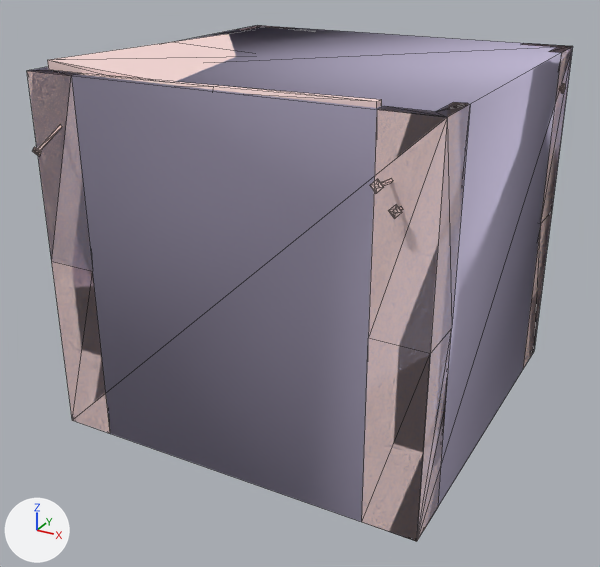
What one commit did to the Blender file src/props_2fort/miningcrate002.blend.
Rendered twice from a camera (50 mm lens) standing at (43.7, -85.0, 56.3) and looking at (-0.8, -4.0, 15.8). Every picture has the same lights, and +X, +Y and +Z are marked at lower left. Mesh edges are drawn as thin lines.

Names of what the first picture shows: 'miningcrate002_physics', 'miningcrate002_reference'.
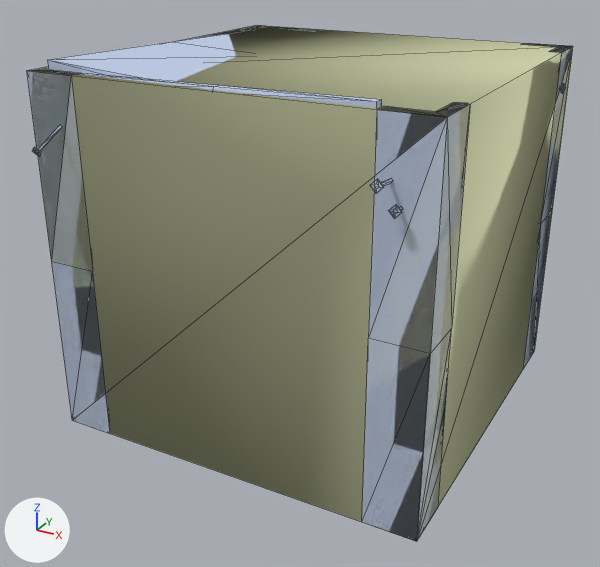
Edits to the bpy script that builds the scene:
```text
Change mat_miningcrate002:
    mat_miningcrate002.base_color: (0.927, 0.697, 0.679) -> (0.54, 0.627, 0.818)  # white #f7d9d7 -> blue #c2cfe9
Change mat_phy:
    mat_phy.base_color: (0.549, 0.5, 0.678) -> (0.656, 0.68, 0.427)  # light grey #c4bcd7 -> beige #d4d7af
```

Where the change shows, as pixel boxes (x1, y1, x2, y2) in the pictures (600 x 567 px):
'miningcrate002_physics', recoloured
    both: (28, 26, 571, 541)
'miningcrate002_reference', recoloured
    both: (27, 26, 570, 541)
